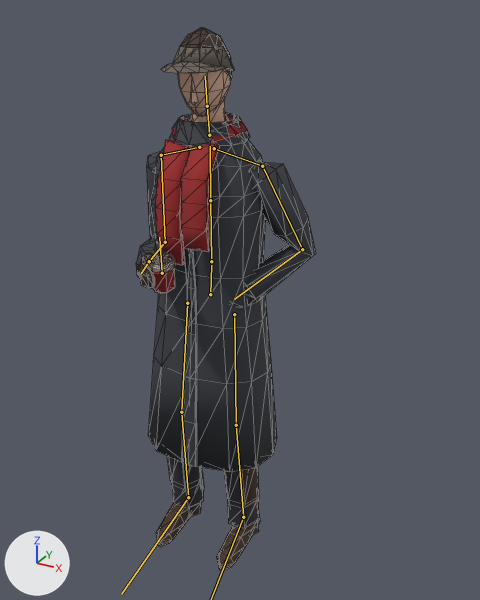
A saved change to the glTF model site/public/models/people_man_coat.lite.glb.
One viewpoint serves both versions: a 50 mm lens placed at (1.074, -1.733, 1.851), pointed at (0.102, 0.035, 0.967). The axes (+X, +Y, +Z) are drawn at lower left. The lights are the same throughout. The first picture is the older version. Both versions are drawn at frame 6 of the action 'idle'; the numbers are the values there. The bones that change, and the others that lie on the model, are drawn over the model as lines. Mesh edges are drawn as thin lines.

Names of what the first picture shows: 'body', 'mug'.
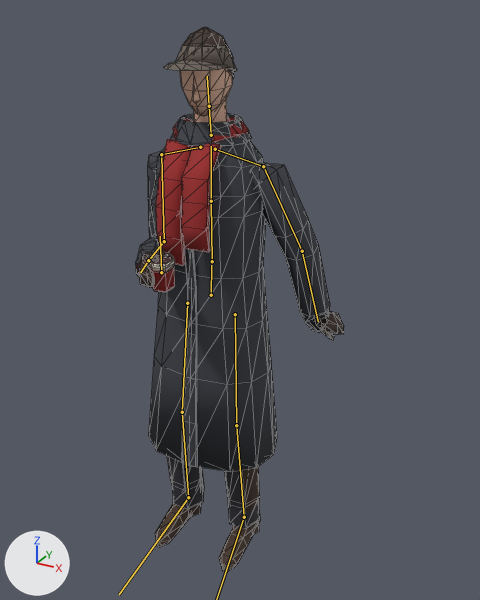
Pixel boxes [x1, y1, x2, y2] of what changed, in the pictures (480 x 600 px):
```json
{"object": "body", "change": "posed", "before": [136, 28, 316, 571], "after": [135, 27, 344, 572], "on screen": "16% wider"}
{"object": "mug", "change": "posed", "before": [137, 253, 175, 293], "after": [137, 252, 175, 292]}
{"bone": "chest", "before": "(210, 200) to (210, 146)", "after": "(211, 201) to (211, 146)"}
{"bone": "forearm.L", "before": "(302, 249) to (234, 299)", "after": "(302, 251) to (318, 321)"}
{"bone": "foot.R", "before": "(188, 497) to (121, 594)", "after": "(188, 497) to (119, 594)"}
```

The change, as JSON lines over the scene's bpy script:
```json
{"block": "bone_chest", "where": "bone_chest = bpy.data.objects['people_man_coat'].pose.bones['chest']  # child of 'spine'"}
{"op": "set", "path": "bone_chest.rotation_quaternion", "old": "(1.0, 0.007, 0.0, 0.005)", "new": "(1.0, 0.0, 0.0, 0.0)", "note": "degrees (1, 0, 1) -> degrees (0, 0, 0)"}
{"block": "bone_forearm_l", "where": "bone_forearm_l = bpy.data.objects['people_man_coat'].pose.bones['forearm.L']  # child of 'upperarm.L'"}
{"op": "set", "path": "bone_forearm_l.rotation_quaternion", "old": "(0.799, 0.572, 0.0, -0.185)", "new": "(1.0, 0.0, 0.0, 0.0)", "note": "degrees (69, 12, -18) -> degrees (0, 0, 0)"}
{"block": "bone_foot_l", "where": "bone_foot_l = bpy.data.objects['people_man_coat'].pose.bones['foot.L']  # child of 'shin.L'"}
{"op": "set", "path": "bone_foot_l.rotation_quaternion", "old": "(1.0, 0.008, 0.007, -0.024)", "new": "(1.0, 0.0, 0.0, 0.0)", "note": "degrees (1, 1, -3) -> degrees (0, 0, 0)"}
{"block": "bone_foot_r", "where": "bone_foot_r = bpy.data.objects['people_man_coat'].pose.bones['foot.R']  # child of 'shin.R'"}
{"op": "set", "path": "bone_foot_r.rotation_quaternion", "old": "(0.999, 0.024, -0.005, 0.025)", "new": "(1.0, 0.0, 0.0, 0.0)", "note": "degrees (3, -1, 3) -> degrees (0, 0, 0)"}
```
